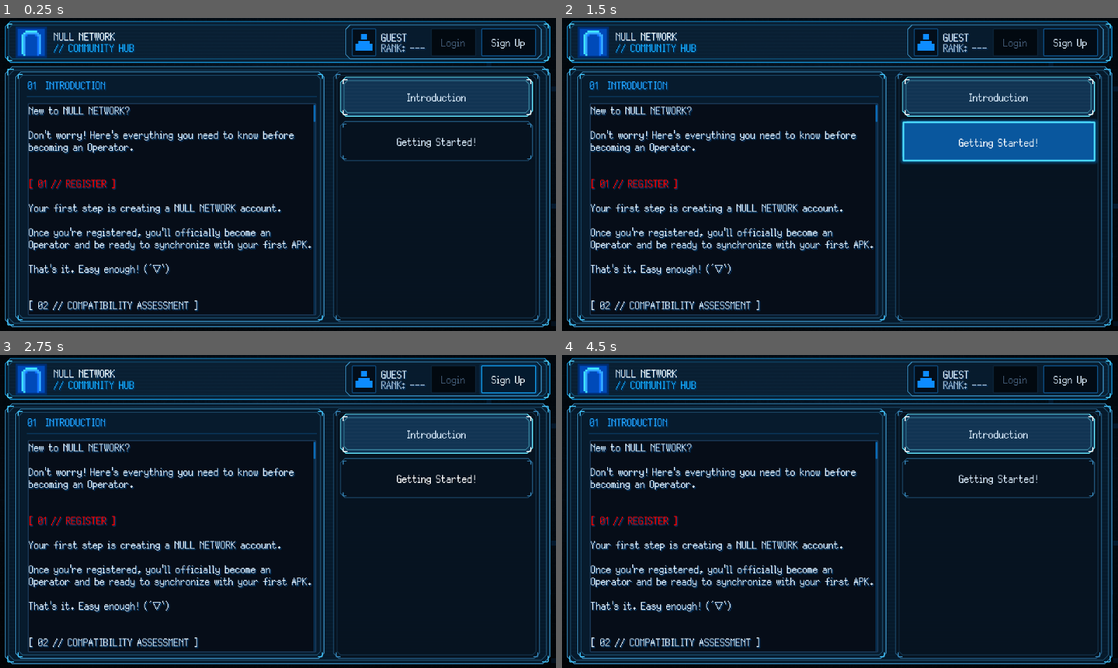
Above: before the commit, frames 1-4 (two rows, left to right).
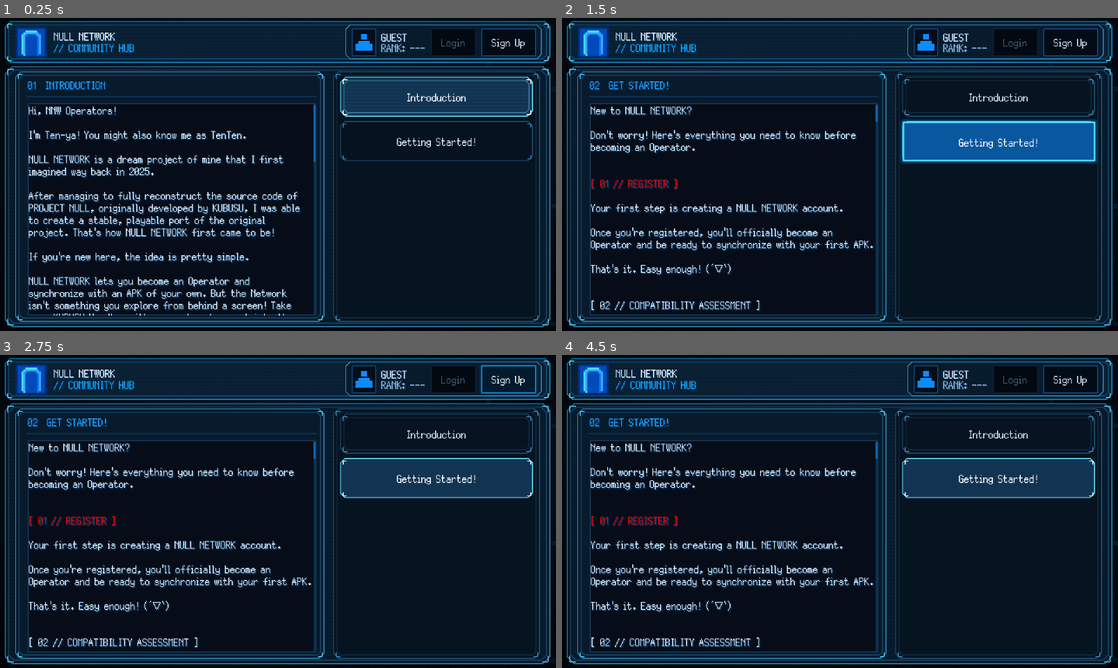
Above: after the commit, the same moments.

Repository: GYU-GAZE/NULL-NETWORK
Game: Godot game, scene res://data/content/sites/null network/nnw_getstarted1.tscn
Same seed, same stepped clock (60 frames per second), same inputs: the game is played once before the commit and once after it. This scene is started directly instead of the project's main scene. The engine's default icon, where the game draws it, is replaced by a stand-in: a white triangle on a blue panel in a dark square.
Inputs (mouse positions are in pixels of both pictures, inside the frame that each line leads up to):
- Up to frame 1 (0.25 s): no input
- Up to frame 2 (1.5 s): click "Introduction" at 0.5 s; click "Getting Started!" at 1.25 s
- Up to frame 3 (2.75 s): click "Sign Up" at 2 s
- Up to frame 4 (4.5 s): tap Enter at 2.75, 4.25 s; move the mouse to (962, 495) at 2.77 s; hold D (local_area_move_right) 2.78-3.5 s; tap E (local_area_interact) at 2.85, 4.35 s; click (962, 495) at 2.92 s; tap Space at 3.5 s; drag from (728, 527) to (812, 574) at 3.52 s; move the mouse to (895, 442) at 4.27 s; hold D (local_area_move_right) from 4.28 s (still down)

The runs differ from the first frame. In frame 1, 9.9% of the frame differs, in the area x 5-84%, y 24-96%; in frame 2, 4.7%; in frame 3, 9.0%; in frame 4, 9.1%.
Error before the commit: Trying to assign value of type 'RichTextLabel' to a variable of type 'Label'. (res://data/content/sites/null)
Error after the commit: Cannot call method 'hide' on a null value. (res://data/content/sites/null)

Commit message:
Fix Get Started section bindings and add author profile support

Diff:
--- a/data/content/sites/null network/nnw_getstarted.gd
+++ b/data/content/sites/null network/nnw_getstarted.gd
@@ -1,28 +1,38 @@
 extends Control
+
+@export var author_user: NetworkUserData
 
 @onready var introduction_button: Button = %IntroductionBtn
 @onready var get_started_button: Button = %GetStartedBtn
-@onready var glossary_button: Button = %GlossaryBtn
-@onready var introduction_label: Label = %IntroductionLabel
-@onready var get_started_label: Label = %GetStartedLabel
-@onready var glossary_label: Label = %GlossaryLabel
+@onready var introduction_label: SiteRichTextLabel = %IntroductionLabel
+@onready var get_started_label: SiteRichTextLabel = %GetStartedLabel
 @onready var article_title: Label = %ArticleTitle
+@onready var author_profile: VBoxContainer = %AuthorProfile
+@onready var author_avatar: TextureRect = %AuthorAvatar
+@onready var author_username: Label = %AuthorUsername
+@onready var author_title: Label = %AuthorTitle
+@onready var author_location: Label = %AuthorLocation
 @onready var section_frames: Array[NullNetworkFrame] = [
 	%IntroductionFrame,
 	%GetStartedFrame,
-	%GlossaryFrame,
 ]
+
 
 func _ready() -> void:
 	introduction_button.pressed.connect(_show_section.bind(0))
 	get_started_button.pressed.connect(_show_section.bind(1))
-	glossary_button.pressed.connect(_show_section.bind(2))
+	_setup_author_profile()
 	_show_section(0)
 
+
 func _show_section(section_index: int) -> void:
-	var buttons: Array[Button] = [introduction_button, get_started_button, glossary_button]
-	var labels: Array[Label] = [introduction_label, get_started_label, glossary_label]
-	var titles := PackedStringArray(["01  INTRODUCTION", "02  GET STARTED!", "03  GLOSSARY"])
+	var buttons: Array[Button] = [introduction_button, get_started_button]
+	var labels: Array[SiteRichTextLabel] = [introduction_label, get_started_label]
+	var titles := PackedStringArray(["01  INTRODUCTION", "02  GET STARTED!"])
+
+	if section_index < 0 or section_index >= buttons.size():
+		return
+
 	for index: int in range(buttons.size()):
 		buttons[index].button_pressed = index == section_index
 		labels[index].visible = index == section_index
@@ -31,4 +41,39 @@
 			if index == section_index
 			else NullNetworkFrame.FrameTone.QUIET
 		)
+
 	article_title.text = titles[section_index]
+
+
+func _setup_author_profile() -> void:
+	if author_user == null:
+		author_profile.hide()
+		return
+
+	author_profile.show()
+	author_avatar.texture = author_user.avatar
+	author_avatar.visible = author_user.avatar != null
+	author_username.text = _build_author_username()
+	author_title.text = author_user.get_display_title()
+	author_location.text = author_user.location
+
+
+func _build_author_username() -> String:
+	if author_user == null:
+		return "Unknown User"
+
+	var badges: Array[String] = []
+
+	if author_user.is_moderator():
+		badges.append("MOD")
+
+	if author_user.is_system():
+		badges.append("SYSTEM")
+
+	if badges.is_empty():
+		return author_user.display_name
+
+	return "%s [%s]" % [
+		author_user.display_name,
+		" / ".join(badges)
+	]
